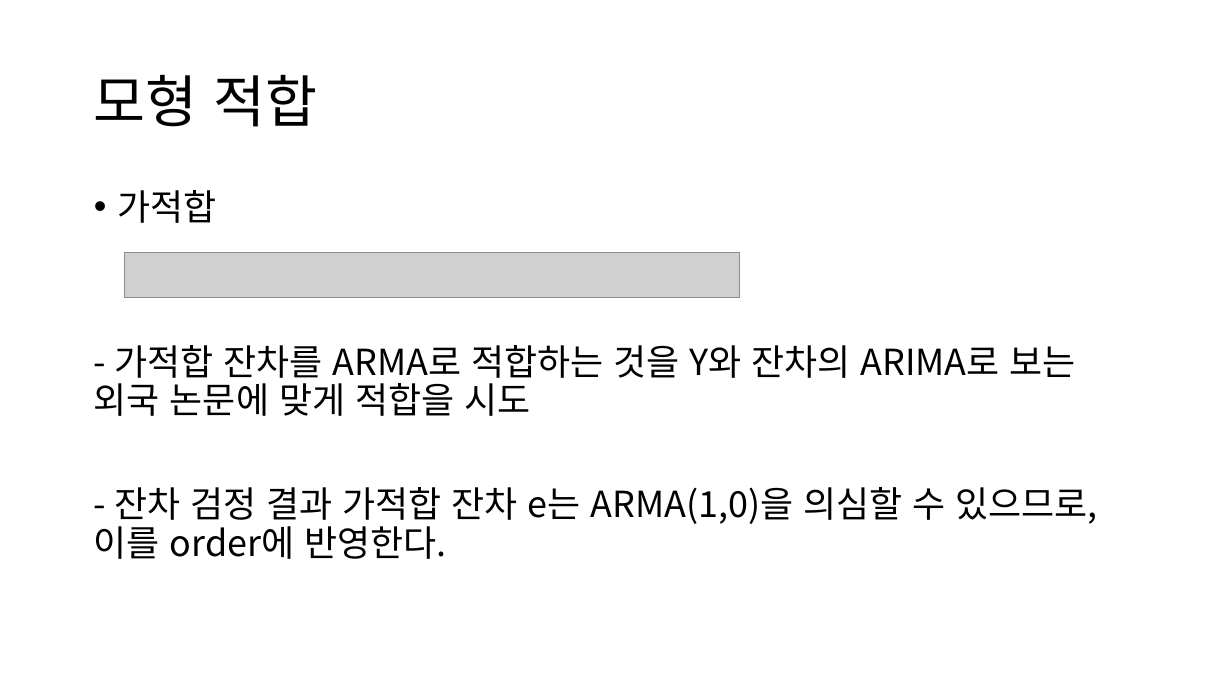
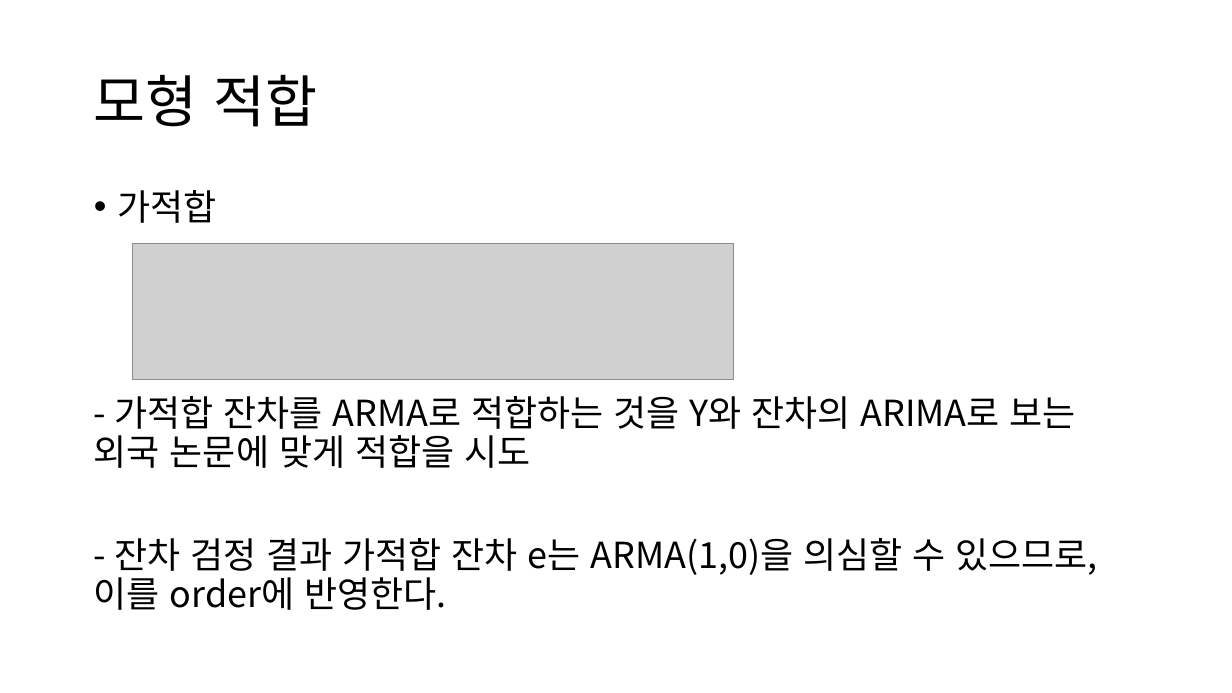
Before and after one commit to neverland251/MainProject, a slide deck: slide 15 of Project/DataMining/ARIMAX_Project/아이스크림 판매량 예측/아이스크림을 왜 먹을까.pptx (slide 14 before the commit). Drawn at 1232x693 pixels with LibreOffice and Linux fonts; fonts in the diff are those of the drawing; grey boxes stand for pictures. Boxes give left, top, right and bottom in pixels: in the first picture for what was removed or moved away, otherwise in the second. Text is boxed around its words. In the diff, an @@ line names an element or a change of style, - is before the commit and + after.

```diff
--- a/Project/DataMining/ARIMAX_Project/아이스크림 판매량 예측/아이스크림을 왜 먹을까.pptx
+++ b/Project/DataMining/ARIMAX_Project/아이스크림 판매량 예측/아이스크림을 왜 먹을까.pptx
@@ text "가적합" rewrapped from (x1=94, y1=190, x2=1097, y2=559) to (x1=94, y1=190, x2=1097, y2=610) @@
@@ picture removed at (x1=124, y1=252, x2=739, y2=298) @@
@@ picture added at (x1=132, y1=243, x2=734, y2=379) @@
```
Also in this commit, not shown: 5 other slides changed, 2 slides added, 1 slide removed, 2 other files.
